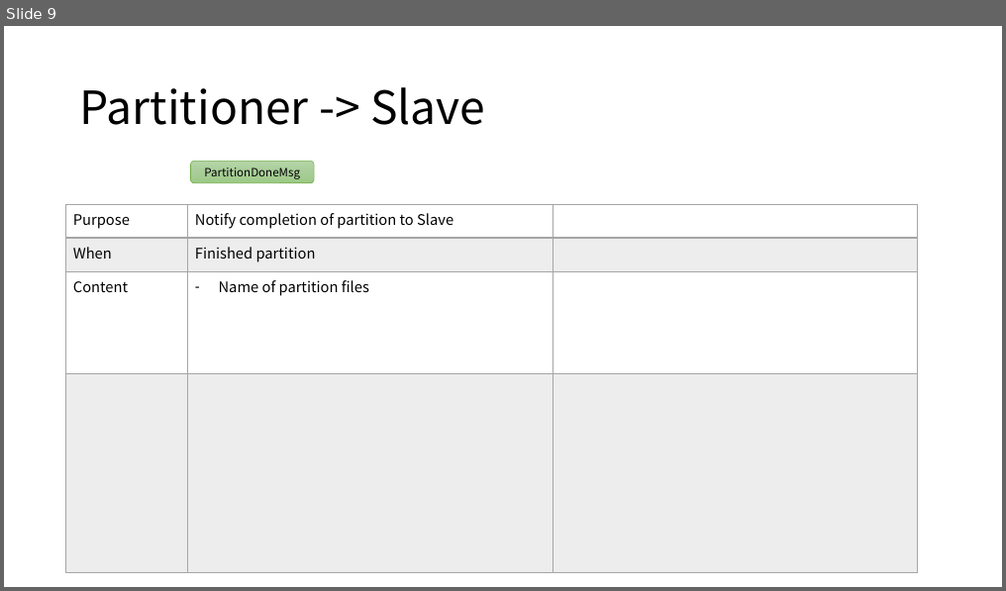
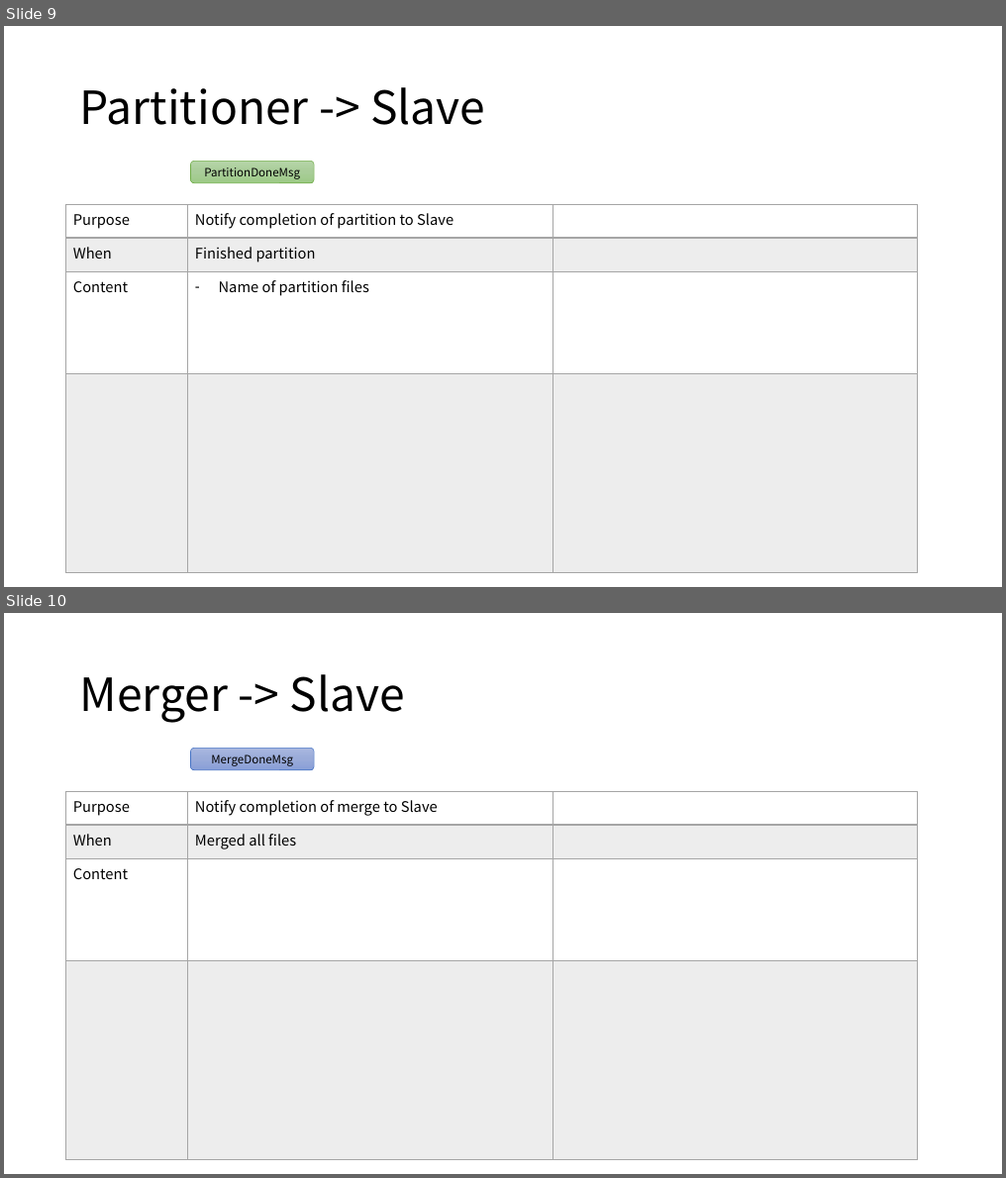
Before and after one commit to Eyebrowmoon/CS490, a slide deck: project.pptx. Shown one above the other, each under a label of ours: slide 9 before the commit, slides 9 and 10 after it. The pictures are 1006x591 and 1006x1178 pixels, drawn with LibreOffice and Linux fonts; fonts in the diff are those of the drawing. Boxes give left, top, right and bottom in pixels: in the first picture for what was removed or moved away, otherwise in the second. Text is boxed around its words. In the diff, an @@ line names an element or a change of style, - is before the commit and + after.

```diff
--- a/project.pptx
+++ b/project.pptx
@@ slide 10 added at (4,613,1002,1174), background #FFFFFF @@
@@ title added at (80,674,405,723), 44 pt, text #000000 @@
+Merger -> Slave
@@ rounded rectangle added at (190,748,314,770), fill gradient #A8B7DF to #9AABD9 to #889ED7, outline #4472C4 0.5 pt, 11 pt, text #000000 @@
+MergeDoneMsg
@@ table added at (65,791,918,1159), 4 rows, 3 columns @@
+Purpose | Notify completion of merge to Slave | 
+When | Merged all files | 
+Content |  | 
+ |  | 
```
Also in this commit, not shown: 7 slides changed, 2 slides removed, 11 other files.
